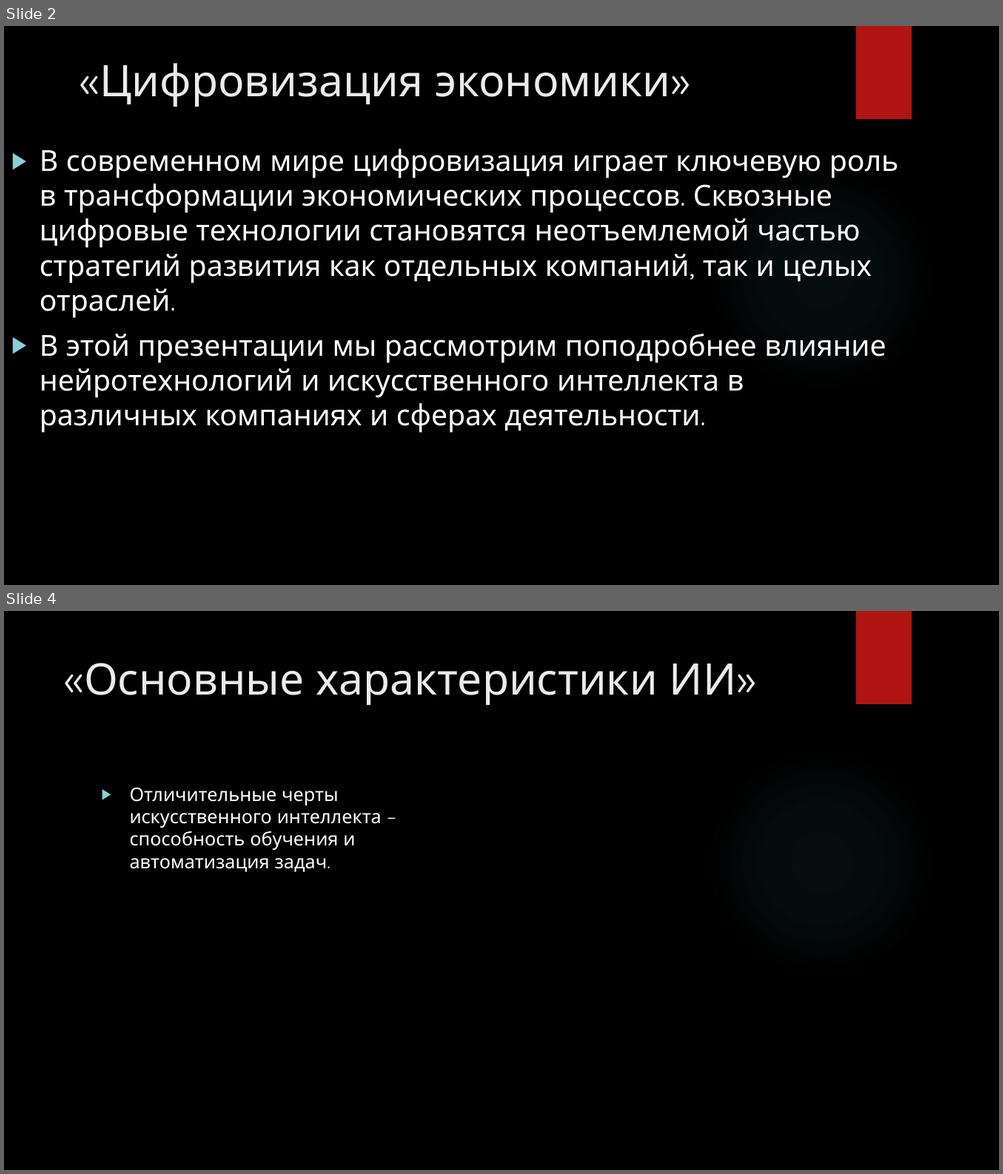
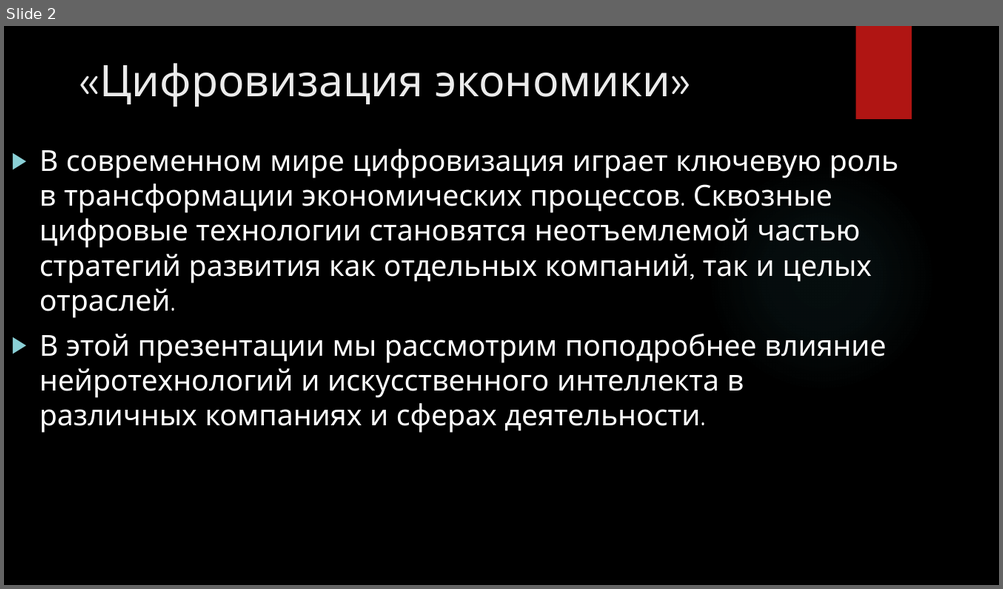
Before and after one commit to Sa4a1/studyLastYear, a slide deck: Экономика Презентация/Цифровизация экономики.pptx. Shown one above the other, each under a label of ours: slides 2 and 4 before the commit, slide 2 after it; the slides between them are not shown. The pictures are 1003x1174 and 1003x589 pixels, drawn with LibreOffice and Linux fonts; fonts in the diff are those of the drawing; background and template pictures are left out. Boxes give left, top, right and bottom in pixels: in the first picture for what was removed or moved away, otherwise in the second. Text is boxed around its words. In the diff, an @@ line names an element or a change of style, - is before the commit and + after.

```diff
--- a/Экономика Презентация/Цифровизация экономики.pptx
+++ b/Экономика Презентация/Цифровизация экономики.pptx
@@ slide 4 removed at (4, 611, 999, 1170), background picture (left out); not listed: 2 template elements that a slide beside it also shows @@
@@ title removed at (84, 663, 736, 705) @@
-«Основные характеристики ИИ»
@@ text removed at (130, 787, 381, 872) @@
-▶ Отличительные черты искусственного интеллекта – способность обучения и автоматизация задач.
```
Also in this commit, not shown: 1 slide changed, 7 slides added, 1 other file.
